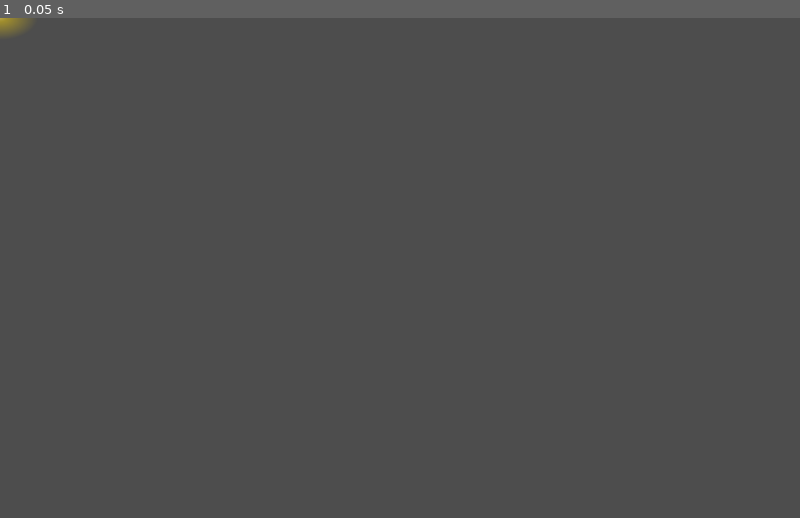
Above: before the commit, frame 1.
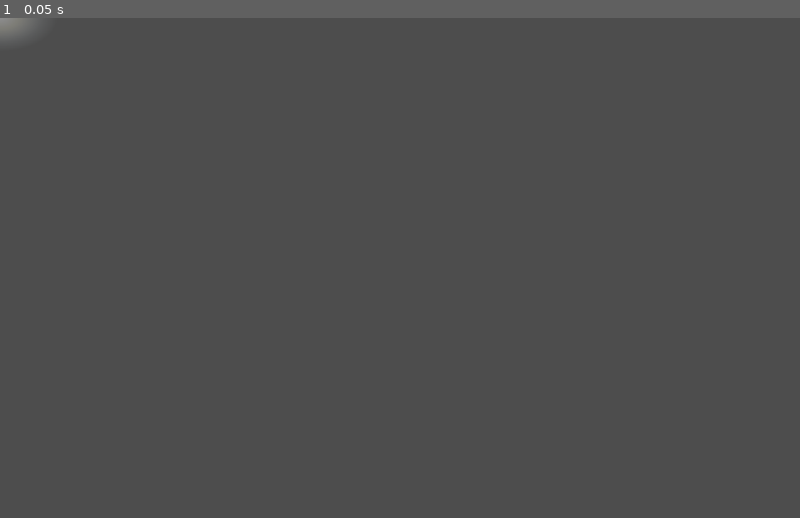
Above: after the commit, the same moment.

Repository: milestone-dev/ld55
Game: Godot game, scene res://scenes/area_of_effect/sunlight_area_of_effect.tscn
The game is run twice, just before and just after one commit, with the same random seed, the same clock (stepped at 60 frames per second) and the same inputs. This scene is started directly instead of the project's main scene.
Inputs:
- Up to frame 1 (0.05 s): no input

The runs differ from the first frame. In frame 1, 0.2% of the frame differs, in the area x 0-5%, y 0-5%.

Commit message:
Tweak Lightburst timing and light effect colouring

Diff:
--- a/resources/spells/SUN_A1.tres
+++ b/resources/spells/SUN_A1.tres
@@ -19,10 +19,10 @@
 area_of_effect_scene = ExtResource("1_g0tkt")
 area_of_effect_on_player = true
 effect_area_behavior = 2
-effect_duration = 0.1
+effect_duration = 0.2
 effect_cooldown_max = 0.1
 speed_multiplier = 0.0
 heal = 0.0
 damage_over_time = 0.0
 attack_damage = 30.0
-attack_range = 32.0
+attack_range = 35.0
--- a/scenes/area_of_effect/sunlight_area_of_effect.tscn
+++ b/scenes/area_of_effect/sunlight_area_of_effect.tscn
@@ -3,8 +3,8 @@
 [ext_resource type="Script" path="res://scripts/area_of_effect.gd" id="1_nu4yl"]
 
 [sub_resource type="Gradient" id="Gradient_yllys"]
-offsets = PackedFloat32Array(0.00497512, 0.179104, 1)
-colors = PackedColorArray(0.973217, 0.849665, 0.26507, 0.615686, 0.834089, 0.716905, 0.102037, 0.615686, 0.835294, 0.717647, 0.101961, 0)
+offsets = PackedFloat32Array(0.0746753, 0.324675, 0.727273, 1)
+colors = PackedColorArray(1, 1, 1, 0.34902, 0.882353, 0.87451, 0.8, 0.329412, 0.858824, 0.890196, 0.913725, 0.105882, 0.841988, 0.900961, 0.921713, 0)
 
 [sub_resource type="GradientTexture2D" id="GradientTexture2D_etj5p"]
 gradient = SubResource("Gradient_yllys")
@@ -37,7 +37,7 @@
 script = ExtResource("1_nu4yl")
 
 [node name="Sprite2D" type="Sprite2D" parent="."]
-scale = Vector2(1.9375, 1.12171)
+scale = Vector2(2.96875, 1.71875)
 texture = SubResource("GradientTexture2D_etj5p")
 
 [node name="AnimationPlayer" type="AnimationPlayer" parent="Sprite2D"]
